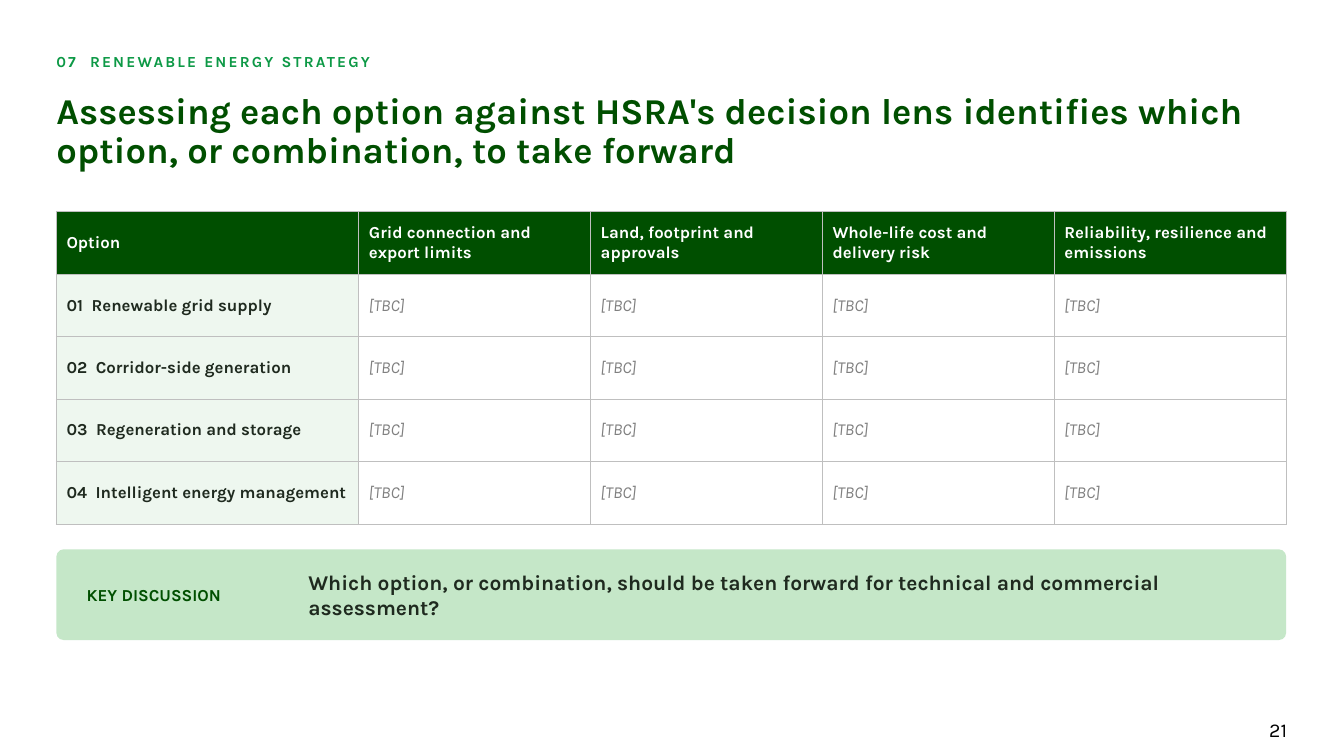
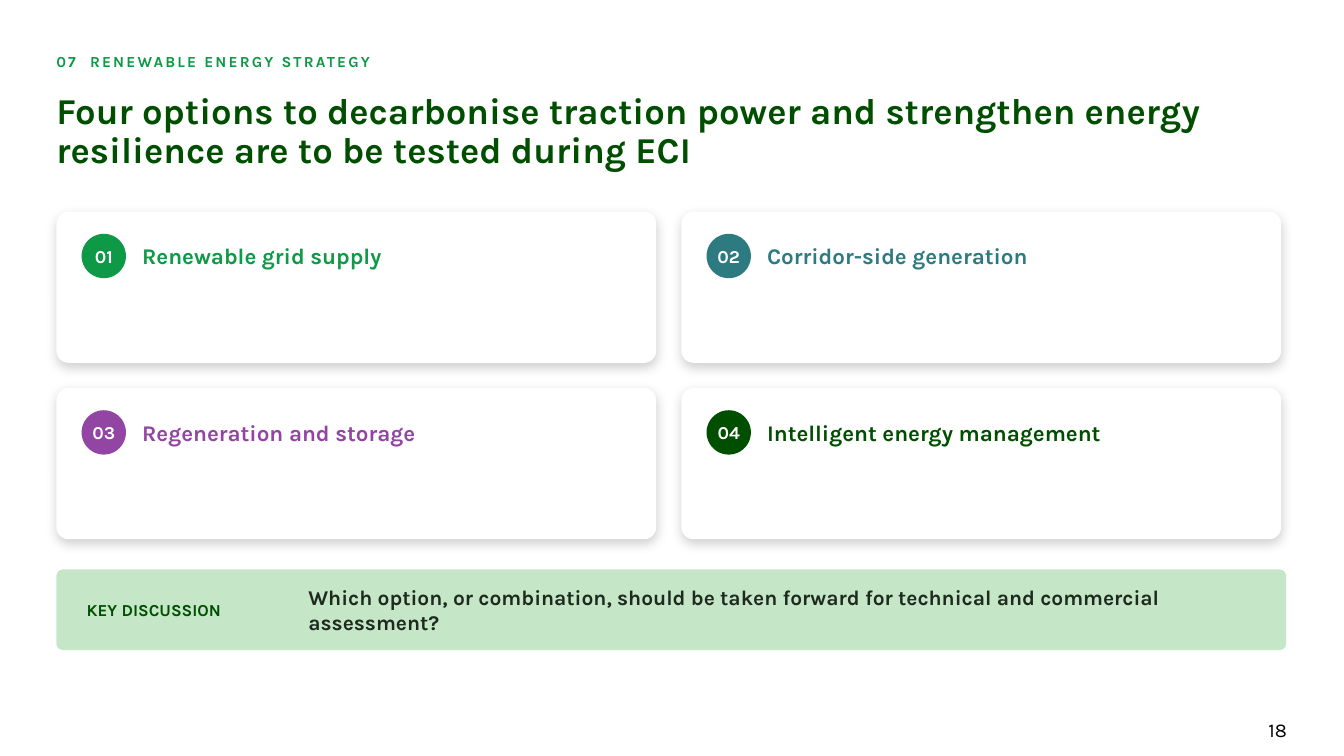
Before and after one commit to alyciawolf02/claude, a slide deck: slide 18 of deliverables/GoFar_Power_and_Grid_Connection_2_Workshop_Structure.pptx (slide 21 before the commit). Drawn at 1344x756 pixels with LibreOffice and Linux fonts; fonts in the diff are those of the drawing; background and template pictures are left out. Boxes give left, top, right and bottom in pixels: in the first picture for what was removed or moved away, otherwise in the second. Text is boxed around its words. In the diff, an @@ line names an element or a change of style, - is before the commit and + after.

```diff
--- a/deliverables/GoFar_Power_and_Grid_Connection_2_Workshop_Structure.pptx
+++ b/deliverables/GoFar_Power_and_Grid_Connection_2_Workshop_Structure.pptx
@@ title at <box>56,98,1200,172</box>: text changed @@
-Assessing each option against HSRA's decision lens identifies which option, or combination, to take forward
+Four options to decarbonise traction power and strengthen energy resilience are to be tested during ECI
@@ table removed at <box>56,212,1287,524</box>, 5 rows, 5 columns @@
-Option | Grid connection and export limits | Land, footprint and approvals | Whole-life cost and delivery risk | Reliability, resilience and emissions
-01 Renewable grid supply | [TBC] | [TBC] | [TBC] | [TBC]
-02 Corridor-side generation | [TBC] | [TBC] | [TBC] | [TBC]
-03 Regeneration and storage | [TBC] | [TBC] | [TBC] | [TBC]
-04 Intelligent energy management | [TBC] | [TBC] | [TBC] | [TBC]
@@ rounded rectangle added at <box>56,212,656,363</box>, fill #FFFFFF @@
@@ ellipse added at <box>82,234,126,278</box>, fill #0D9946, 13 pt, text #FFFFFF, bold @@
+01
@@ rounded rectangle added at <box>682,212,1281,363</box>, fill #FFFFFF @@
@@ ellipse added at <box>707,234,751,278</box>, fill #2D7A80, 13 pt, text #FFFFFF, bold @@
+02
@@ text added at <box>142,248,381,270</box>, 16 pt, text #0D9946, bold @@
+Renewable grid supply
@@ text added at <box>767,248,1027,270</box>, 16 pt, text #2D7A80, bold @@
+Corridor-side generation
@@ rounded rectangle added at <box>56,388,656,539</box>, fill #FFFFFF @@
@@ rounded rectangle added at <box>682,388,1281,539</box>, fill #FFFFFF @@
@@ ellipse added at <box>82,410,126,455</box>, fill #9245A3, 13 pt, text #FFFFFF, bold @@
+03
@@ ellipse added at <box>707,410,751,455</box>, fill #004F00, 13 pt, text #FFFFFF, bold @@
+04
@@ text added at <box>142,425,415,447</box>, 16 pt, text #9245A3, bold @@
+Regeneration and storage
@@ text added at <box>767,425,1101,447</box>, 16 pt, text #004F00, bold @@
+Intelligent energy management
@@ rounded rectangle: place and size @@
-rounded rectangle at <box>56,549,1287,640</box>
+rounded rectangle at <box>56,570,1287,650</box>
@@ text "KEY DISCUSSION": place and size @@
-text "KEY DISCUSSION" at <box>87,590,221,601</box>
+text "KEY DISCUSSION" at <box>87,605,221,616</box>
@@ text "Which option, or combination, should ...": place and size @@
-text "Which option, or combination, should ..." at <box>308,575,1159,616</box>
+text "Which option, or combination, should ..." at <box>308,590,1159,631</box>
@@ page number at <box>1268,724,1287,738</box>: text changed @@
-21
+18
```
Also in this commit, not shown: 11 other slides changed, 4 slides removed.
